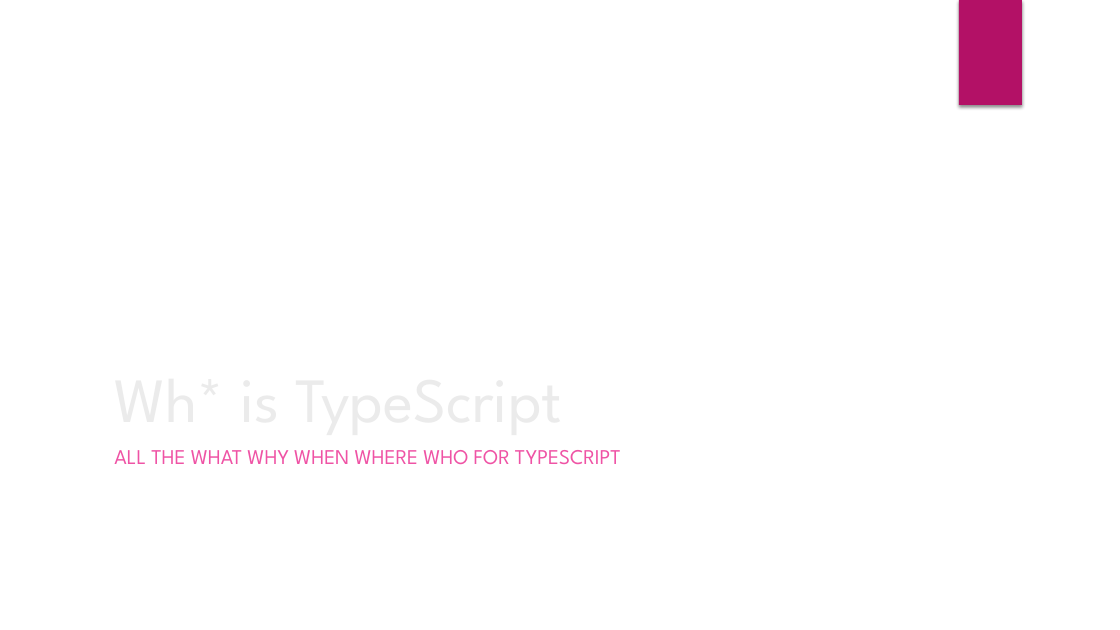
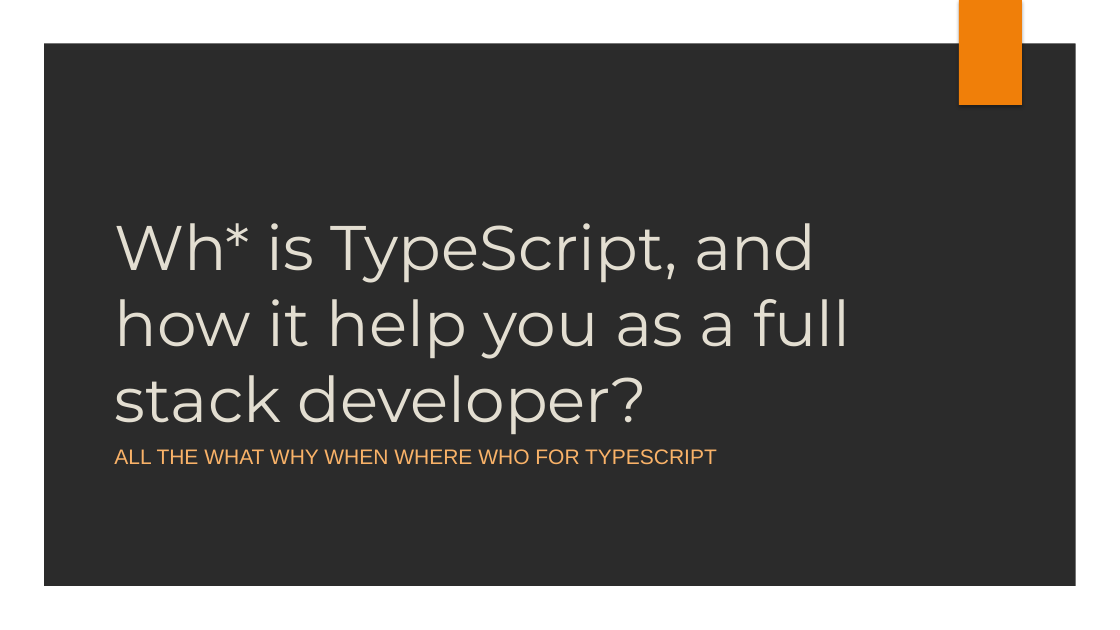
Before and after one commit to fkhan79/giaic_fmk, a slide deck: slide 8 of presentations/GIAIC_00-Introduction to TypeScript.pptx (slide 3 before the commit). Drawn at 1120x630 pixels with LibreOffice and Linux fonts; fonts in the diff are those of the drawing; background and template pictures are left out; a plain dark background stands for a picture behind light text. Boxes give left, top, right and bottom in pixels: in the first picture for what was removed or moved away, otherwise in the second. Text is boxed around its words. In the diff, an @@ line names an element or a change of style, - is before the commit and + after.

```diff
--- a/presentations/GIAIC_00-Introduction to TypeScript.pptx
+++ b/presentations/GIAIC_00-Introduction to TypeScript.pptx
@@ freeform shape added at bbox=[0, 0, 1120, 630], fill #FFFFFF @@
@@ rectangle at bbox=[959, 0, 1022, 105]: fill #B31166 to #F07F09; shadow changed @@
@@ title at bbox=[114, 223, 851, 434]: text changed; font League Spartan to Montserrat; text colour #EBEBEB to #E3DED1 @@
-Wh* is TypeScript
+Wh* is TypeScript, and how it help you as a full stack developer?
@@ subtitle "ALL THE WHAT WHY WHEN ..." at bbox=[114, 449, 717, 464]: font League Spartan to Arial, text colour #EF53A5 to #F9B268 @@
```
Also in this commit, not shown: 22 other slides changed, 5 slides added.
